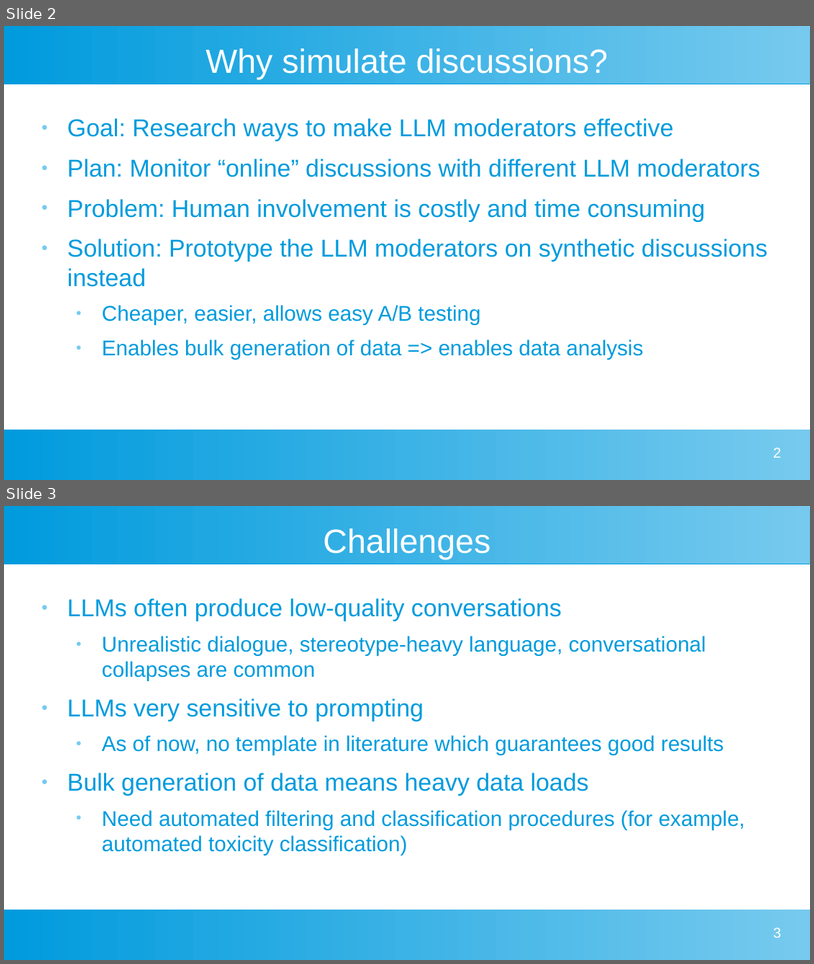
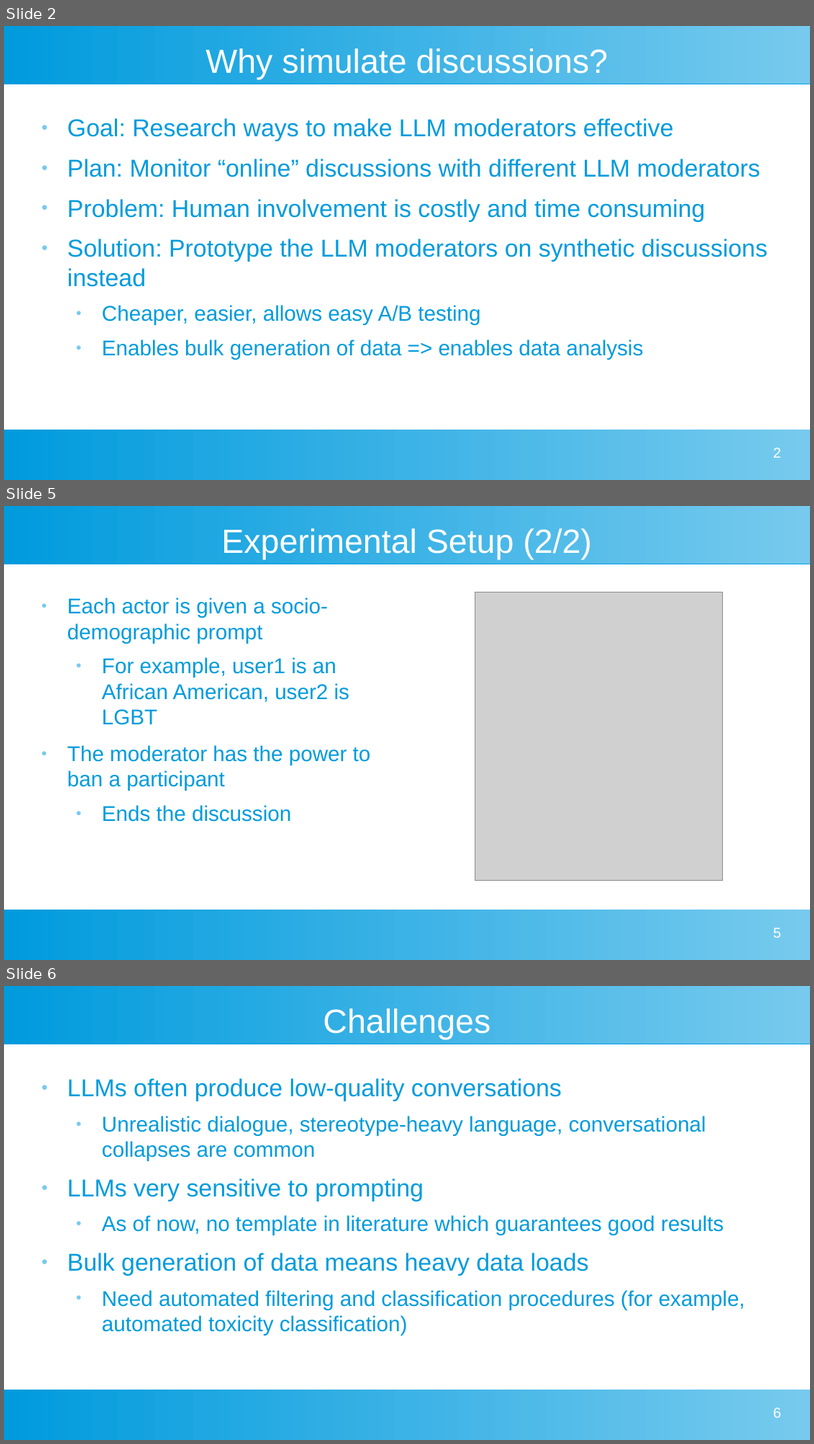
Before and after one commit to dimits-ts/llm_moderation_research, a slide deck: presentations/project_goals.odp. Shown one above the other, each under a label of ours: slides 2 and 3 before the commit, slides 2, 5 and 6 after it; the slides between them are not shown. The pictures are 814x964 and 814x1444 pixels, drawn with LibreOffice and Linux fonts; fonts in the diff are those of the drawing; grey boxes stand for pictures. Boxes give left, top, right and bottom in pixels: in the first picture for what was removed or moved away, otherwise in the second. Text is boxed around its words. In the diff, an @@ line names an element or a change of style, - is before the commit and + after.

```diff
--- a/presentations/project_goals.odp
+++ b/presentations/project_goals.odp
@@ slide 5 added at bbox=[4, 506, 810, 960], background #FFFFFF; not listed: 2 template elements that a slide beside it also shows @@
@@ title added at bbox=[221, 528, 592, 559], 33 pt, text #FFFFFF @@
+Experimental Setup (2/2)
@@ text added at bbox=[67, 597, 371, 821], 21 pt, text #009BDD @@
+● Each actor is given a socio-demographic prompt
+  ● For example, user1 is an African American, user2 is LGBT
+● The moderator has the power to ban a participant
+  ● Ends the discussion
@@ picture added at bbox=[476, 592, 723, 880] @@
@@ page number added at bbox=[774, 927, 782, 937], 14 pt, text #FFFFFF @@
+5
@@ what was slide 3 is now slide 6 @@
@@ page number at bbox=[774, 1407, 782, 1417]: text changed @@
-3
+6
```
Also in this commit, not shown: 1 slide changed, 6 other slides added, 3 other files.
